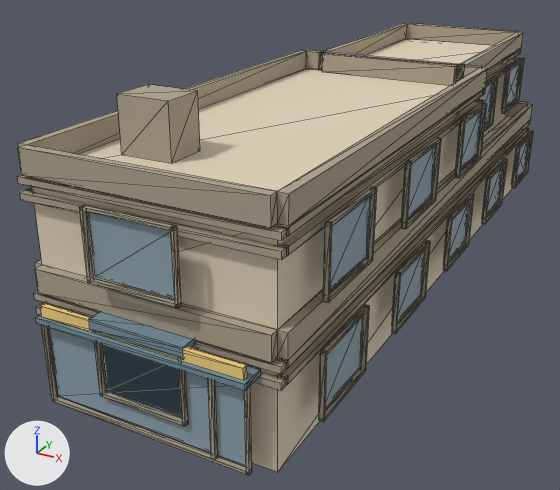
The glTF model public/buildings/commercial_1x3_court.glb as it was, and as the next commit left it.
One viewpoint serves both versions: a camera (50 mm lens) standing at (13.2, -12.1, 11.6) and looking at (1.6, 9.0, 1.1). Lighting does not change. The marker at lower left points along +X, +Y and +Z. The picture after the commit comes second. Mesh edges are drawn as thin lines. Vertices at exactly the same position are counted once.

The older version as bpy lines, for what is in view:
```python
mat_commercial_1x3_court_awning = principled_material('commercial_1x3_court_awning')
mat_commercial_1x3_court_awning.base_color = (0.18, 0.28, 0.34)  # greyish blue #76909e
mat_commercial_1x3_court_awning.roughness = 0.85
mat_commercial_1x3_court_sign = principled_material('commercial_1x3_court_sign')
mat_commercial_1x3_court_sign.base_color = (0.92, 0.66, 0.22)  # yellow #f6d481
mat_commercial_1x3_court_sign.roughness = 0.85
mat_commercial_1x3_court_trim = principled_material('commercial_1x3_court_trim')
mat_commercial_1x3_court_trim.base_color = (0.418, 0.363, 0.27)  # beige #ada28e
mat_commercial_1x3_court_trim.roughness = 0.85
mat_commercial_1x3_court_wall = principled_material('commercial_1x3_court_wall')
mat_commercial_1x3_court_wall.base_color = (0.76, 0.66, 0.49)  # beige #e2d4ba
mat_commercial_1x3_court_wall.roughness = 0.85
me_commercial_1x3_court_0 = bpy.data.meshes.new('commercial_1x3_court_0')
me_commercial_1x3_court_0.from_pydata(...)  # 1394 vertices, 2148 faces; spans x -0.6..7.1, y -0.8..23.1, z 0.0..7.5
# faces by material slot: [36, 324, 1752, 12, 24]
me_commercial_1x3_court_0.materials.append(mat_commercial_1x3_court_wall)  # beige #e2d4ba
me_commercial_1x3_court_0.materials.append(mat_commercial_1x3_court_glass)  # greyish blue #90a6b1
me_commercial_1x3_court_0.materials.append(mat_commercial_1x3_court_trim)  # beige #ada28e
me_commercial_1x3_court_0.materials.append(mat_commercial_1x3_court_sign)  # yellow #f6d481
me_commercial_1x3_court_0.materials.append(mat_commercial_1x3_court_awning)  # greyish blue #76909e
ob_commercial_1x3_court_0 = bpy.data.objects.new('commercial_1x3_court_0', me_commercial_1x3_court_0)
ob_commercial_1x3_court_0.location = (0.0, 0.0, 0.0)
```
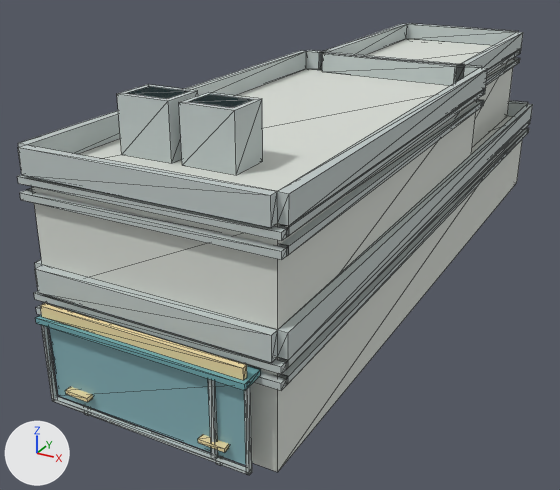
Pixel boxes (x1, y1, x2, y2) of what changed, in the pictures (560 x 490 px):
'commercial_1x3_court_0', recoloured, reshaped (beige to light grey): before (17, 23, 534, 475); after (17, 23, 533, 475)
part 1 of me_commercial_1x3_court_0, added: after (179, 92, 263, 175)
part 2 of me_commercial_1x3_court_0, added: after (65, 387, 93, 402)
part 3 of me_commercial_1x3_court_0, added: after (198, 434, 229, 452)
part 4 of me_commercial_1x3_court_0, deleted: before (80, 58, 534, 426)
part 5 of me_commercial_1x3_court_0, added: after (128, 86, 252, 108)

The change in detail:
Material 'commercial_1x3_court_wall' (mat_commercial_1x3_court_wall) changes colour from beige #e2d4ba to light grey #daded7; in linear values from (0.76, 0.66, 0.49) to (0.7, 0.73, 0.68).
Material 'commercial_1x3_court_trim' (mat_commercial_1x3_court_trim) changes colour from beige #ada28e to light grey #c0cac8; in linear values from (0.418, 0.363, 0.27) to (0.53, 0.59, 0.58).
Material 'commercial_1x3_court_sign' (mat_commercial_1x3_court_sign) changes colour from yellow #f6d481 to beige #f0dda6; in linear values from (0.92, 0.66, 0.22) to (0.87, 0.72, 0.38).
Material 'commercial_1x3_court_awning' (mat_commercial_1x3_court_awning) changes colour from greyish blue #76909e to cyan #6faaaf; in linear values from (0.18, 0.28, 0.34) to (0.16, 0.4, 0.43).
me_commercial_1x3_court_0 is used by ob_commercial_1x3_court_0; location (0.0, 0.0, 0.0).
Verts and faces of me_commercial_1x3_court_0; kept vertices keep their numbers, new ones are numbered from 1394.
me_commercial_1x3_court_0 had 1394 vertices, 2148 faces and spanned x -0.6..7.1, y -0.8..23.1, z 0.0..7.5.
me_commercial_1x3_court_0 now has 394 vertices, 640 faces and spans x -0.2..6.8, y -0.8..22.8, z 0.0..7.5.
me_commercial_1x3_court_0 part 1: a new loose piece, a box spanning x 2.8..4.3, y 2.1..3.3, z 6.0..7.5, in mat_commercial_1x3_court_trim (light grey #c0cac8).
me_commercial_1x3_court_0 part 2: a new loose piece, a box spanning x 0.95..1.65, y -0.68..-0.1, z 0.65..0.76, in mat_commercial_1x3_court_sign (beige #f0dda6).
me_commercial_1x3_court_0 part 3: a new loose piece, a box spanning x 4.85..5.55, y -0.68..-0.1, z 0.65..0.76, in mat_commercial_1x3_court_sign (beige #f0dda6).
me_commercial_1x3_court_0 part 4: 131 loose pieces with 1048 vertices, spanning x -0.6..7.1, y -0.6..23.1, z 0.9..5.7, are deleted.
Part 5, on me_commercial_1x3_court_0:
New vertex 1394 is at (1.1, 2.2, 7.5), pixel (125, 93).
New vertex 1395 is at (1.1, 3.1, 7.5), pixel (149, 86).
New vertex 1396 is at (2.9, 2.2, 7.5), pixel (188, 101).
New vertex 1397 is at (2.9, 3.1, 7.5), pixel (209, 93).
New vertices 1398 to 1401 stand at vertices 1394 to 1397, in that order, plus (1.2, 0.0, 0.0).
New faces: (1394, 1395, 1399), (1394, 1399, 1398), (1396, 1397, 1401), (1396, 1401, 1400) (mat_commercial_1x3_court_glass (cyan #86b3ba)).
Other edits to the shape of me_commercial_1x3_court_0 do not show in these pictures.
